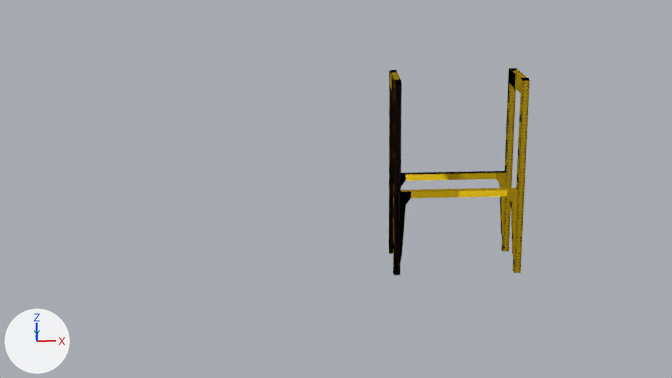
What one commit did to the Blender file crane.blend.
Both versions are drawn from the file's camera 'Camera'. Every picture has the same lights, and +X, +Y and +Z are marked at lower left.
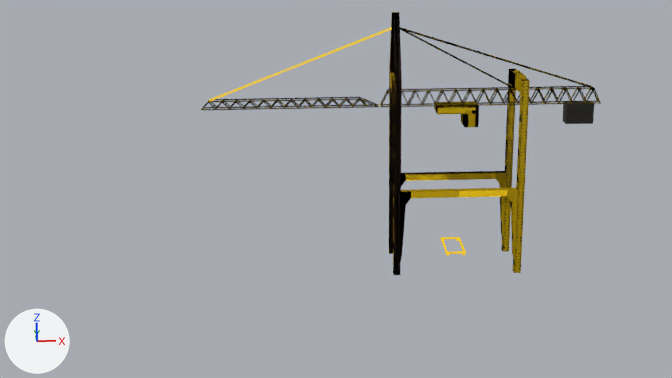
Commit message: final crane

What changed in the scene script:
```text
Add mat_spritesheet_col:
    mat_spritesheet_col = bpy.data.materials.new('spritesheet_col')
    # uses the picture img_spritesheet_col_png
Add ob_plane_003:
    ob_plane_003 = bpy.data.objects.new('Plane.003', me_plane_003)  # 78 vertices, 74 faces; spans x -1.47..0.0, y -3.3..0.0, z 2.34..2.84; modifiers MIRROR
    ob_plane_003.location = (0.0, 0.0, 0.0)
Add ob_plane_001:
    ob_plane_001 = bpy.data.objects.new('Plane.001', me_plane_001)  # 203 vertices, 184 faces; spans x -3.0..3.0, y -2.0..0.0, z -3.0..0.0; modifiers MIRROR
    ob_plane_001.location = (0.0, 0.0, 24.7)
Add ob_plane:
    ob_plane = bpy.data.objects.new('Plane', me_plane)  # 54 vertices, 52 faces; spans x -3.0..1.0, y -1.0..1.0, z -3.0..0.0
    ob_plane.location = (19.0, 0.0, 24.7)
Add ob_cube_009:
    ob_cube_009 = bpy.data.objects.new('Cube.009', me_cube_009)  # 48 vertices, 46 faces; spans x -9.5..-8.5, y -5.0..0.0, z 29.0..38.22; modifiers MIRROR
    ob_cube_009.location = (0.0, 0.0, 0.0)
Add ob_cube_008:
    ob_cube_008 = bpy.data.objects.new('Cube.008', me_cube_008)  # 4 vertices, 1 face; spans x -26.1..0.6, y 0.5..0.7, z -3.0..7.1; modifiers MIRROR, SOLIDIFY
    ob_cube_008.location = (-10.1, 0.0, 28.9)
Add ob_cube_007:
    ob_cube_007 = bpy.data.objects.new('Cube.007', me_cube_007)  # 4 vertices, 1 face; spans x 1.6..18.6, y 0.5..0.7, z -2.0..7.1; modifiers MIRROR, SOLIDIFY
    ob_cube_007.location = (-10.1, 0.0, 28.9)
Add ob_cube_006:
    ob_cube_006 = bpy.data.objects.new('Cube.006', me_cube_006)  # 4 vertices, 1 face; spans x 1.6..30.0, y 0.5..0.7, z -2.0..7.1; modifiers MIRROR, SOLIDIFY
    ob_cube_006.location = (-10.1, 0.0, 28.9)
Add ob_cube_005:
    ob_cube_005 = bpy.data.objects.new('Cube.005', me_cube_005)  # 4 vertices, 1 face; spans x 0.0..30.0, y 0.5..0.7, z -2.0; modifiers MIRROR, SOLIDIFY
    ob_cube_005.location = (-10.1, 0.0, 28.9)
Add ob_cube_004:
    ob_cube_004 = bpy.data.objects.new('Cube.004', me_cube_004)  # 8 vertices, 3 faces; spans x -25.3..0.4, y 0.5..0.7, z -2.0..-0.8; modifiers MIRROR, SOLIDIFY
    ob_cube_004.location = (-12.0, 0.0, 26.7)
Add ob_cube_003:
    ob_cube_003 = bpy.data.objects.new('Cube.003', me_cube_003)  # 4 vertices, 1 face; spans x -1.1..31.1, y 0.5..0.7, z -2.0; modifiers MIRROR, SOLIDIFY
    ob_cube_003.location = (-10.1, 0.0, 26.7)
Add ob_cube_002:
    ob_cube_002 = bpy.data.objects.new('Cube.002', me_cube_002)  # 8 vertices, 4 faces; spans x 0.0..1.0, y -0.749..0.749, z -2.0..-1.0; modifiers MIRROR, ARRAY, SOLIDIFY
    ob_cube_002.location = (-36.2, 0.0, 26.7)
Add ob_cube_001:
    ob_cube_001 = bpy.data.objects.new('Cube.001', me_cube_001)  # 8 vertices, 4 faces; spans x 0.0..1.0, y -0.75..0.75, z -2.0..0.0; modifiers MIRROR, ARRAY, SOLIDIFY
    ob_cube_001.location = (-10.1, 0.0, 26.7)
```

Pixel boxes (x1, y1, x2, y2) of what changed, in the pictures (672 x 378 px):
'Cube.001', added: after (380, 86, 601, 106)
'Cube.004', added: after (201, 97, 379, 110)
'Plane.001', added: after (434, 101, 479, 127)
'Cube.009', added: after (389, 12, 402, 83)
'Plane', added: after (563, 101, 594, 124)
'Cube.002', added: after (202, 98, 367, 109)
'Cube.008', added: after (209, 27, 392, 101)
'Cube.005', added: after (388, 86, 594, 92)
'Cube.006', added: after (400, 27, 594, 88)
'Cube.003', added: after (380, 101, 600, 107)
'Cube.007', added: after (400, 28, 516, 90)
'Plane.003', added: after (441, 237, 466, 255)
